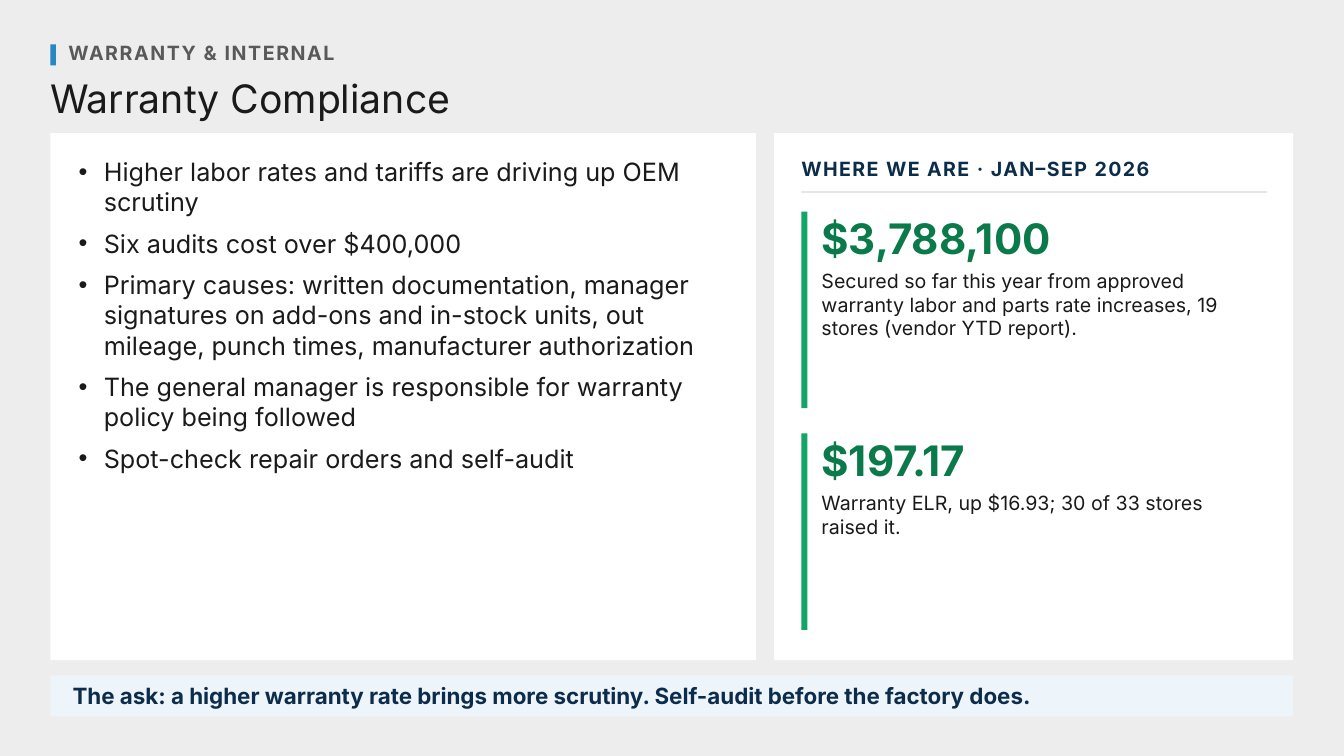
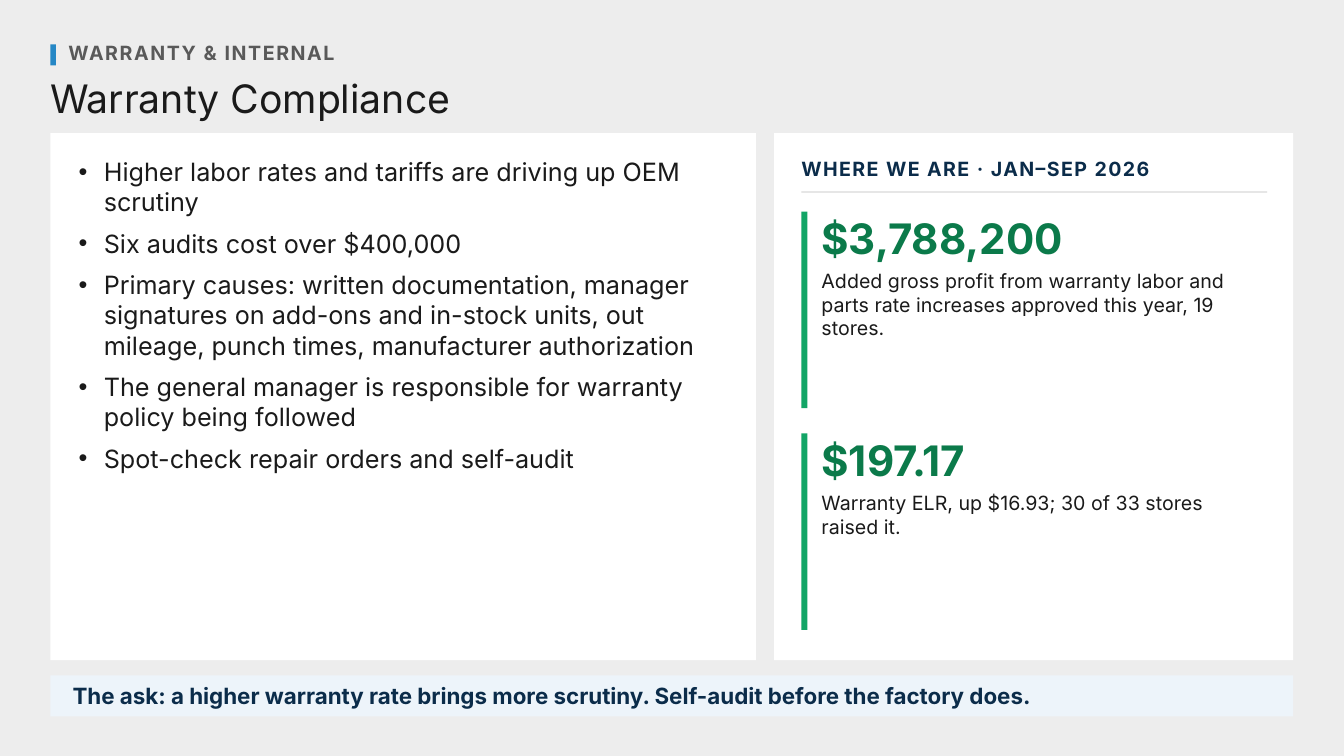
Before and after one commit to Ndresner/Noah, a slide deck: slide 105 of day2-deck/decks/Fixed Ops - Day 2 Example Test Deck.pptx. Drawn at 1344x756 pixels with LibreOffice and Linux fonts; fonts in the diff are those of the drawing. Boxes give left, top, right and bottom in pixels: in the first picture for what was removed or moved away, otherwise in the second. Text is boxed around its words. In the diff, an @@ line names an element or a change of style, - is before the commit and + after.

```diff
--- a/day2-deck/decks/Fixed Ops - Day 2 Example Test Deck.pptx
+++ b/day2-deck/decks/Fixed Ops - Day 2 Example Test Deck.pptx
@@ text at (x1=821, y1=219, x2=1062, y2=262): text changed @@
-$3,788,100
+$3,788,200
@@ text at (x1=821, y1=273, x2=1224, y2=336): text changed @@
-Secured so far this year from approved warranty labor and parts rate increases, 19 stores (vendor YTD report).
+Added gross profit from warranty labor and parts rate increases approved this year, 19 stores.
```
Also in this commit, not shown: 1 other slide changed, 6 other files.
